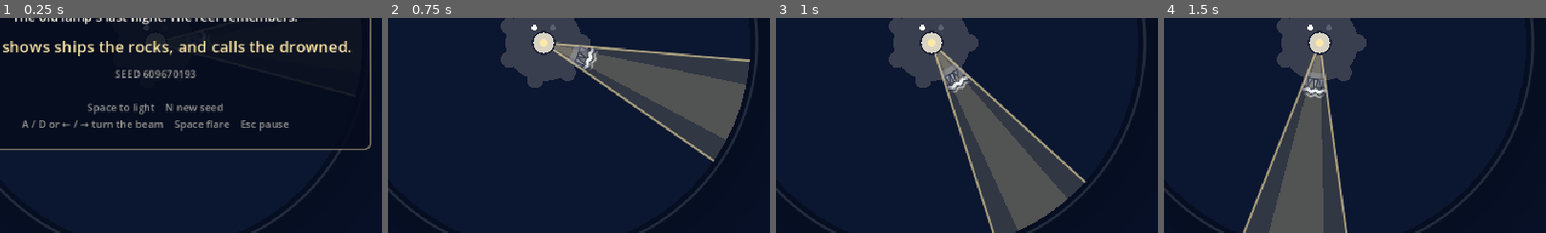
Above: before the commit, frames 1-4 (left to right).
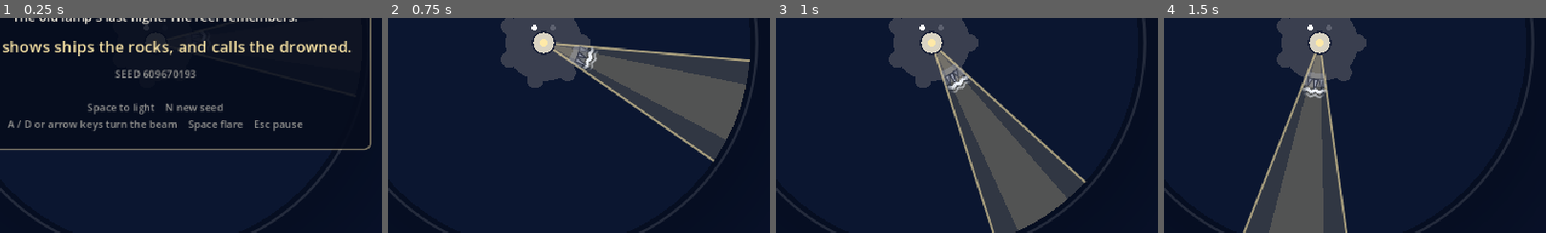
Above: after the commit, the same moments.

Repository: carrollallenrobin/nightbeam
Game: Godot game, scene res://Scenes/Main.tscn
Two runs of this game, one before a commit and one after it. Both use one fixed random seed, a clock stepped at 60 frames per second and the inputs below.
Inputs (mouse positions are % of the whole screen's width and height, from its top left):
- Up to frame 1 (0.25 s): no input
- Up to frame 2 (0.75 s): tap Enter at 0.5 s; move the mouse to (72, 45) at 0.52 s; hold D (turn_right) from 0.53 s (still down); tap Space (flare) at 0.6 s; click (72, 45) at 0.67 s
- Up to frame 3 (1 s): keep holding D (turn_right)
- Up to frame 4 (1.5 s): release D (turn_right) at 1.25 s; drag from (30, 55) to (45, 70) at 1.27 s
The pictures show only the part of the screen within x 30-80%, y 44-94%; the shares and areas given below are measured in that part.

The runs differ from the first frame. In frame 1, 1.6% of the frame differs, in the area x 2-80%, y 47-53%; in frame 2, nothing differs; in frame 3, nothing differs; in frame 4, nothing differs.

Commit message:
Web build: export preset, browser-safe controls text, play link

Diff:
--- a/Scripts/View/NightbeamStrings.gd
+++ b/Scripts/View/NightbeamStrings.gd
@@ -10,7 +10,7 @@
 const TEACHING_LINE: String = "Light shows ships the rocks, and calls the drowned."
 const TITLE_SEED: String = "SEED %d"
 const TITLE_START_HINT: String = "Space to light    N new seed"
-const CONTROLS_HINT: String = "A / D or ← / → turn the beam    Space flare    Esc pause"
+const CONTROLS_HINT: String = "A / D or arrow keys turn the beam    Space flare    Esc pause"
 
 # --- End cards ---
 const WIN_TITLE: String = "Dawn. The drowned go back to sleep."
Not shown, added: export_presets.cfg
Not shown, changed: README.md
